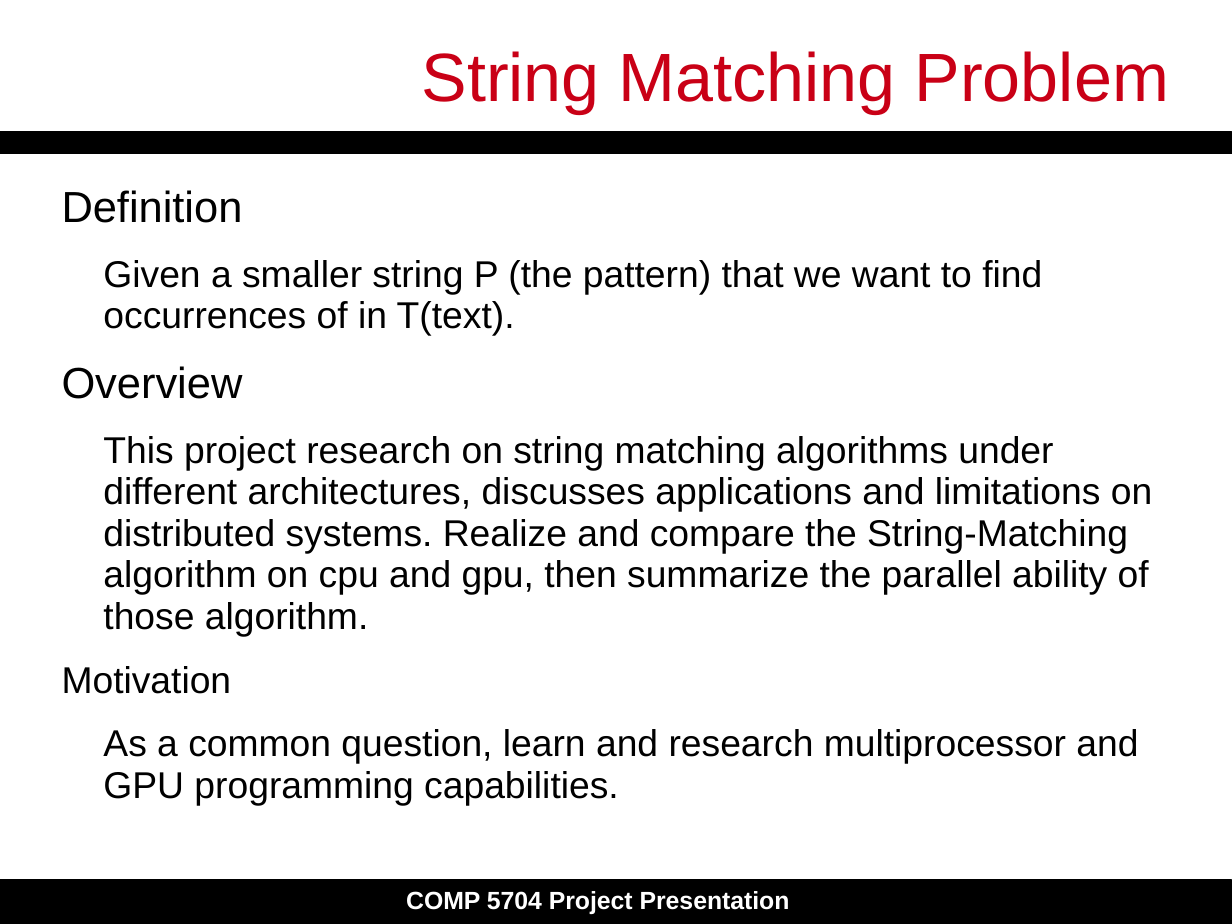
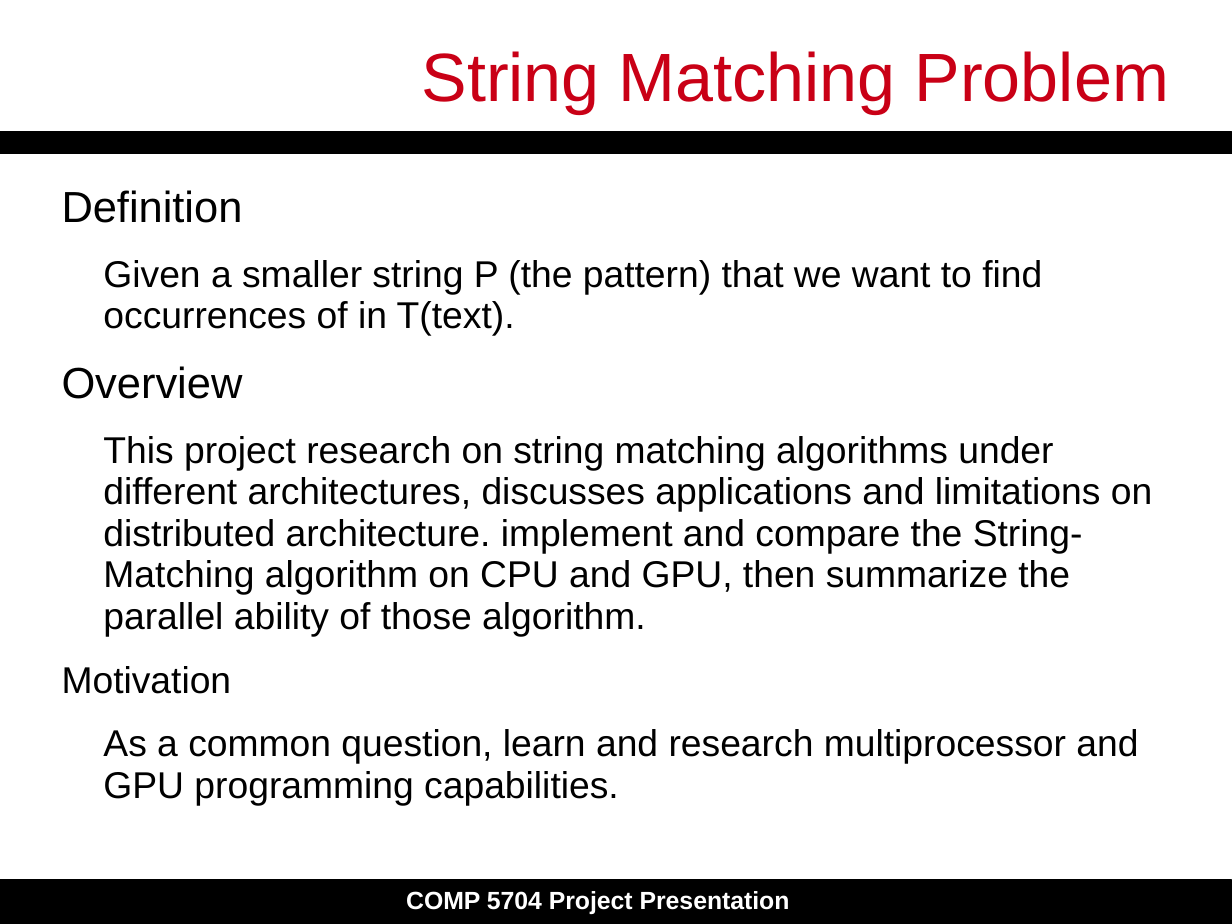
Before and after one commit to dengyull/COMP5704-project, a slide deck: slide 2 of Final_Presentation.pptx. Drawn at 1232x924 pixels with LibreOffice and Linux fonts; fonts in the diff are those of the drawing. Boxes give left, top, right and bottom in pixels: in the first picture for what was removed or moved away, otherwise in the second. Text is boxed around its words. In the diff, an @@ line names an element or a change of style, - is before the commit and + after.

```diff
--- a/Final_Presentation.pptx
+++ b/Final_Presentation.pptx
@@ subtitle at (103, 436, 1152, 637): text changed @@
-This project research on string matching algorithms under different architectures, discusses applications and limitations on distributed systems. Realize and compare the String-Matching algorithm on cpu and gpu, then summarize the parallel ability of those algorithm.
+This project research on string matching algorithms under different architectures, discusses applications and limitations on distributed architecture. implement and compare the String-Matching algorithm on CPU and GPU, then summarize the parallel ability of those algorithm.
```
Also in this commit, not shown: 8 other slides changed.
